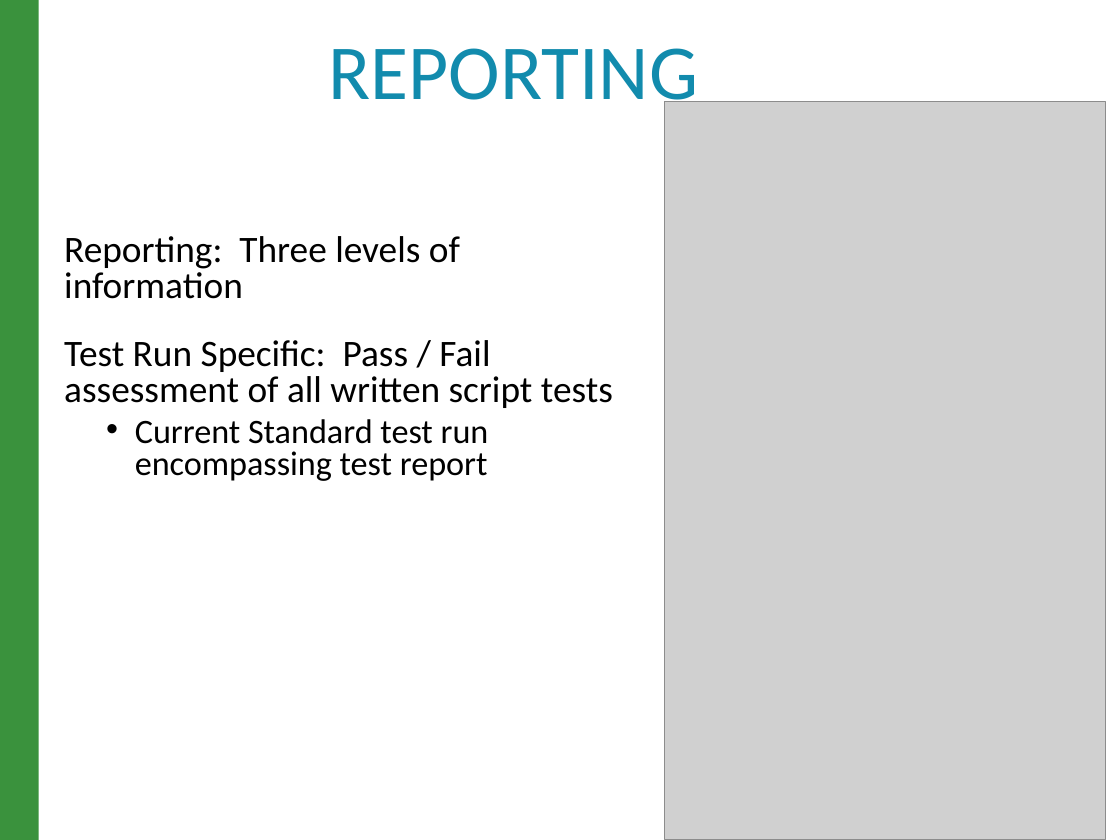
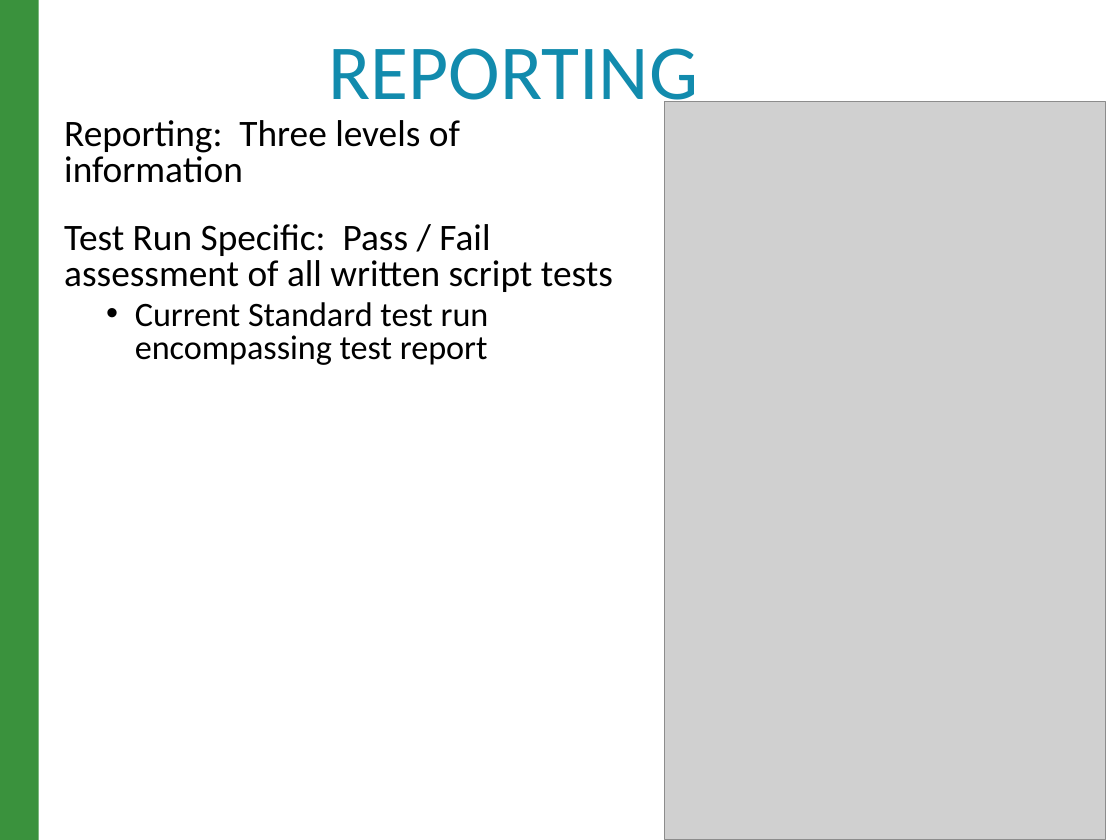
Before and after one commit to raghav9329/mainProf, a slide deck: slide 11 of CurrentWork_Delta/CX_StrategyPowerPoint.pptx. Drawn at 1120x840 pixels with LibreOffice and Linux fonts; fonts in the diff are those of the drawing; grey boxes stand for pictures. Boxes give left, top, right and bottom in pixels: in the first picture for what was removed or moved away, otherwise in the second. Text is boxed around its words. In the diff, an @@ line names an element or a change of style, - is before the commit and + after.

```diff
--- a/CurrentWork_Delta/CX_StrategyPowerPoint.pptx
+++ b/CurrentWork_Delta/CX_StrategyPowerPoint.pptx
@@ text "Reporting: Three levels of information": place and size @@
-text "Reporting: Three levels of information" at bbox=[64, 236, 613, 481]
+text "Reporting: Three levels of information" at bbox=[64, 120, 613, 365]
```
Also in this commit, not shown: 9 other slides changed, 2 other files.
